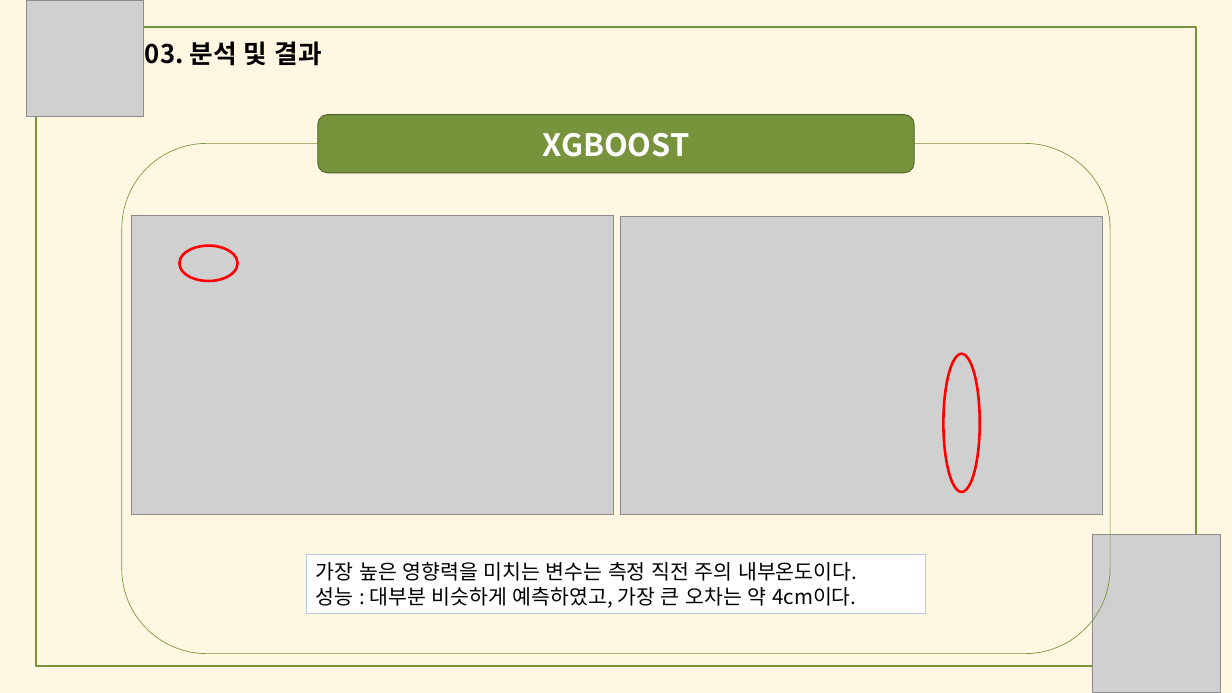
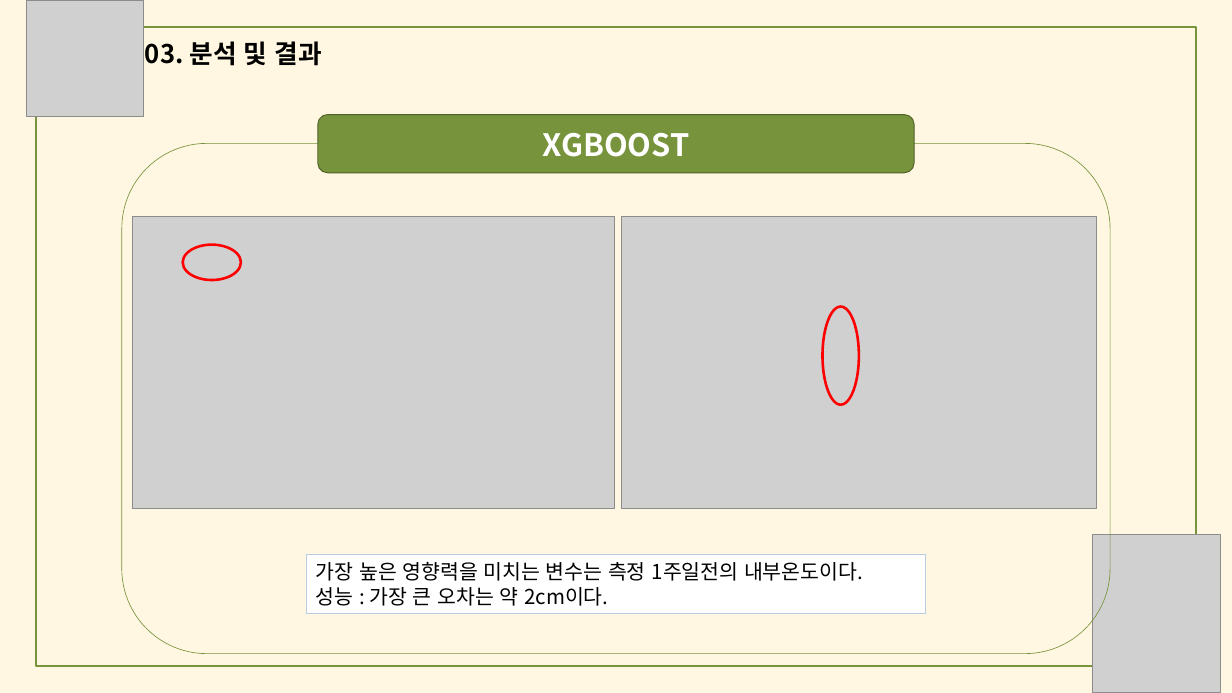
Before and after one commit to meucham11/nong_intern, a slide deck: slide 27 of 경진대회.pptx (slide 22 before the commit). Drawn at 1232x693 pixels with LibreOffice and Linux fonts; fonts in the diff are those of the drawing; grey boxes stand for pictures. Boxes give left, top, right and bottom in pixels: in the first picture for what was removed or moved away, otherwise in the second. Text is boxed around its words. In the diff, an @@ line names an element or a change of style, - is before the commit and + after.

```diff
--- a/경진대회.pptx
+++ b/경진대회.pptx
@@ picture: place and size @@
-picture at [131,215,614,515]
+picture at [133,216,615,509]
@@ picture: place and size @@
-picture at [620,216,1103,515]
+picture at [622,216,1097,509]
@@ ellipse: place and size @@
-ellipse at [179,246,238,281]
+ellipse at [183,245,241,280]
@@ ellipse: place and size @@
-ellipse at [944,354,980,493]
+ellipse at [823,307,859,405]
@@ text in rectangle at [316,562,863,606]: text changed @@
-가장 높은 영향력을 미치는 변수는 측정 직전 주의 내부온도이다.
-성능 : 대부분 비슷하게 예측하였고, 가장 큰 오차는 약 4cm이다.
+가장 높은 영향력을 미치는 변수는 측정 1주일전의 내부온도이다.
+성능 : 가장 큰 오차는 약 2cm이다.
```
Also in this commit, not shown: 17 other slides changed, 6 slides added, 1 slide removed.
